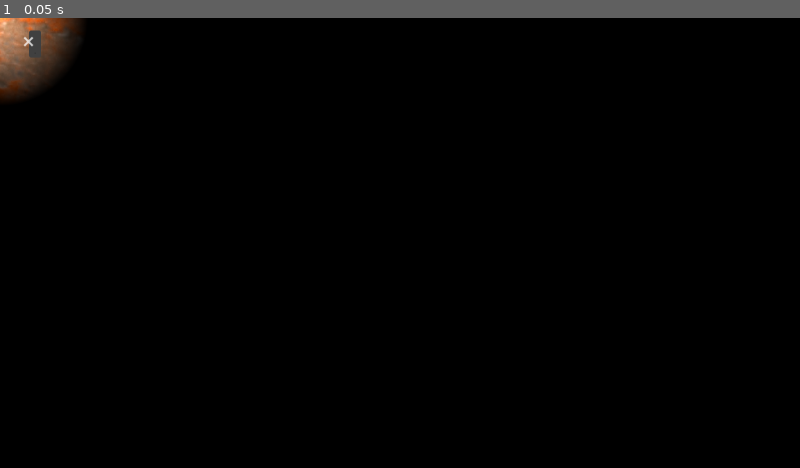
Above: before the commit, frame 1.
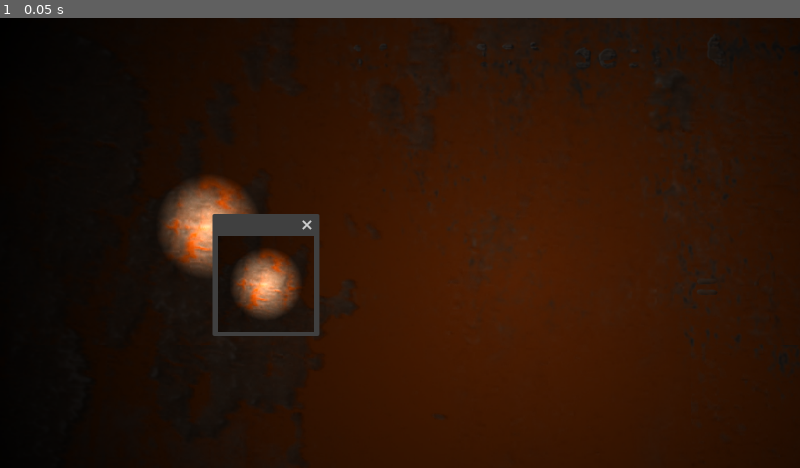
Above: after the commit, the same moment.

Repository: corpusCallosotomy/jamfest2024
Game: Godot game, scene res://test.tscn
Two runs of this game, one before a commit and one after it. Both use one fixed random seed, a clock stepped at 60 frames per second and the inputs below. The project has no main scene, so this scene is started directly.
Inputs:
- Up to frame 1 (0.05 s): no input

The runs differ from the first frame. In frame 1, 78% of the frame differs, in the area x 0-100%, y 0-100%.

Commit message:
window stuff really does window stuff

Diff:
--- a/scripts/cameras/smartCamera.gd
+++ b/scripts/cameras/smartCamera.gd
@@ -1,14 +1,35 @@
 extends Camera2D
 
+@export var isStatic : bool = false
+@export var myWindow : Window
 
+@export var startingPosition: Vector2 = Vector2(300,300)
+
+var lastPosition : Vector2i
+
+var scaleFactor: float
 # Called when the node enters the scene tree for the first time.
 func _ready():
-	# GET THE RATIO OF BUILT IN DEF RESOLUTION TO CURRENT FULLSCREEN WINDOW RES
-	# MULTIPLY CAMERA ZOOM BY THIS RATIO
-	# NOW YOUR NVG IS CORRECT ALWAYS
-	pass
+
+	scaleFactor = (float(DisplayServer.screen_get_size().x) / 1152)
+
+	self.position=startingPosition
+	#myWindow.position=startingPosition+Vector2(35,35)
+	myWindow.position=startingPosition+Vector2(float(21*scaleFactor),float(21*scaleFactor))
+
+	#print(float(21)*scaleFactor)
+	lastPosition = myWindow.position
 
 
 # Called every frame. 'delta' is the elapsed time since the previous frame.
 func _process(_delta):
-	pass
+	if isStatic: return
+	if myWindow.position==lastPosition: return
+
+	var newCamPosition = self.position + Vector2((myWindow.position.x-lastPosition.x), (myWindow.position.y-lastPosition.y)) / scaleFactor
+	self.position=newCamPosition
+	#self.position += Vector2((myWindow.position.x-lastPosition.x), (myWindow.position.y-lastPosition.y)) / scaleFactor
+
+	#self.position==Vector2(myWindow.position.x, myWindow.position.y)
+
+	lastPosition = myWindow.position
--- a/scripts/cameras/sub_viewport.gd
+++ b/scripts/cameras/sub_viewport.gd
@@ -2,6 +2,7 @@
 
 @export var myWindow : Window
 
+var scaleFactor : float
 # Called when the node enters the scene tree for the first time.
 func _ready():
 	self.set_world_2d(get_tree().root.get_world_2d())
@@ -10,11 +11,15 @@
 
 func getScaleFactor():
 	#print(DisplayServer.screen_get_size())
-	var scaleFactor = (DisplayServer.screen_get_size() / Vector2i(1152, 648))
-	print(scaleFactor)
-	print(DisplayServer.screen_get_size())
-	print(DisplayServer.screen_get_size() / Vector2i(1152, 648))
+	#print(DisplayServer.screen_get_size().x)
+	#print(DisplayServer.screen_get_size().y)
+	scaleFactor = (float(DisplayServer.screen_get_size().x) / 1152)
+	#scaleFactor.y = (DisplayServer.screen_get_size().y / 648)
+
 	myWindow.size *= scaleFactor
+	self.size*=scaleFactor
+	$Camera2D.zoom*=scaleFactor
+	#$Camera2D.scaleFactor = scaleFactor
 
 
 
--- a/test.tscn
+++ b/test.tscn
@@ -23,7 +23,7 @@
 texture = ExtResource("2_iba4s")
 
 [node name="Window" type="Window" parent="."]
-position = Vector2i(50, 50)
+position = Vector2i(300, 300)
 size = Vector2i(200, 200)
 unresizable = true
 always_on_top = true
@@ -37,9 +37,18 @@
 script = ExtResource("2_sy362")
 myWindow = NodePath("../Window")
 
-[node name="Camera2D" type="Camera2D" parent="SubViewport"]
+[node name="Camera2D" type="Camera2D" parent="SubViewport" node_paths=PackedStringArray("myWindow")]
+position = Vector2(300, 300)
 script = ExtResource("2_s1fdw")
+myWindow = NodePath("../../Window")
 
 [node name="PointLight2D" type="PointLight2D" parent="SubViewport/Camera2D"]
-energy = 1.53
+energy = 1.5
 texture = ExtResource("1_iehrd")
+texture_scale = 0.6
+
+[node name="PointLight2D" type="PointLight2D" parent="."]
+position = Vector2(739, 371)
+energy = 0.33
+texture = ExtResource("1_iehrd")
+texture_scale = 6.5
